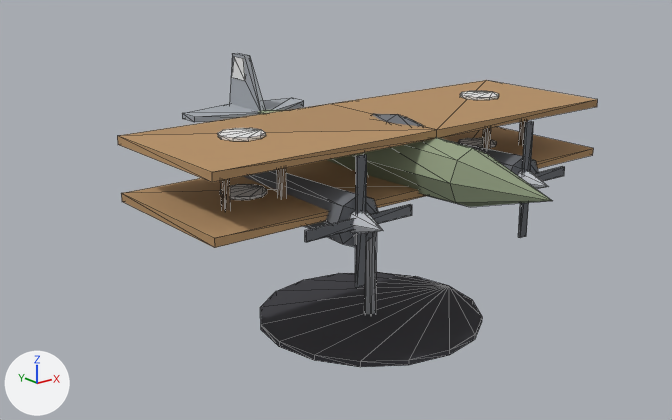
Before and after pictures for a commit that changed the glTF model csharp/Unciv.Godot/Packs/units/models/unit/Great War Bomber.glb.
One viewpoint serves both versions: a 50 mm camera at (-1.117, -1.289, 0.754) aimed at (-0.042, 0.056, 0.216). The lights are fixed; the arrows at lower left show +X, +Y and +Z. The picture after the commit comes second. Mesh edges are drawn as thin lines. Vertices at exactly the same position are counted once.

Names of what the first picture shows: 'Body'.
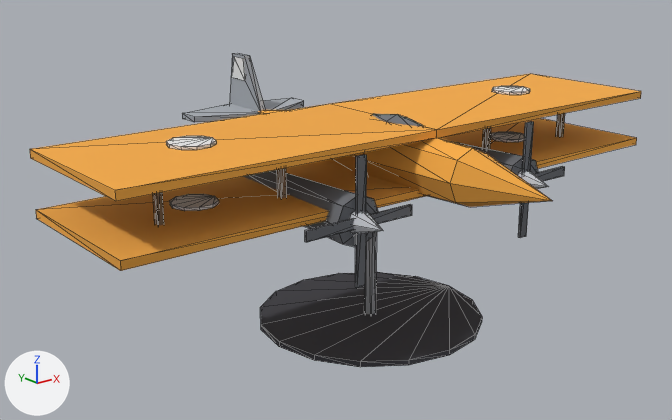
The change, as a list of edits to the scene's bpy script:
```text
Add mat_orange:
    mat_orange = bpy.data.materials.new('Orange')
    # nodes: BsdfPrincipled, Mix, OutputMaterial, VertexColor
    # colours: orange #f9ad45, mixed with the vertex colours
Change me_body:
    used by ob_body; location = (0.0, 0.0, 0.0)
    remove me_body.from_pydata(...)  # 349 vertices, 604 faces; spans x -0.45..0.45, y -0.425..0.485, z 0.0..0.47
    add me_body.from_pydata(...)  # 349 vertices, 604 faces; spans x -0.6..0.6, y -0.425..0.485, z 0.0..0.47
    me_body part 1: the loose piece of 20 vertices spanning x -0.328..-0.248, y -0.038..0.038, z 0.306..0.312 is moved by (-0.096, 0.0, 0.0)
    me_body part 2: the loose piece of 20 vertices spanning x 0.248..0.328, y -0.038..0.038, z 0.306..0.312 is moved by (0.096, 0.0, 0.0)
    me_body part 3: the loose piece of 20 vertices spanning x -0.328..-0.248, y -0.038..0.038, z 0.407..0.412 is moved by (-0.096, 0.0, 0.0)
    me_body part 4: the loose piece of 20 vertices spanning x 0.248..0.328, y -0.038..0.038, z 0.407..0.412 is moved by (0.096, 0.0, 0.0)
    me_body part 5: the loose piece of 8 vertices spanning x -0.365..-0.355, y -0.066..-0.054, z 0.3..0.4 is moved by (-0.12, 0.0, 0.0)
    me_body part 6: the loose piece of 8 vertices spanning x 0.355..0.365, y -0.066..-0.054, z 0.3..0.4 is moved by (0.12, 0.0, 0.0)
    me_body part 7: 57 of 349 vertices moved; they spanned x -0.45..0.45, y -0.425..0.425, z 0.28..0.407 and now span x -0.6..0.6, y -0.425..0.425, z 0.28..0.407; mean shift (0.0, 0.0, 0.0); largest move (-0.011, 0.425, 0.34) -> (0.0, -0.425, 0.34)
    me_body part 8: 32 kept faces spanning x -0.6..0.6, y -0.17..0.425, z 0.292..0.407 get new vertex colours; the middle colour goes from white #f6f6f6 to white #f4f4f4
    me_body part 9: 5 faces spanning x -0.042..0.03, y 0.213..0.425, z 0.298..0.37 switch from mat_hide to mat_orange
    me_body part 10: 5 faces spanning x -0.6..0.6, y -0.17..0.13, z 0.292..0.407 switch from mat_olive to mat_orange
```

Changed parts and their boxes [x1, y1, x2, y2] in the pictures (672 x 420 px; the box of a moved part takes in the faces that stretch with it):
'Body', reshaped (27% wider): before [117, 53, 598, 367]; after [30, 53, 641, 367]
part 1 of me_body, moved or reshaped: before [220, 184, 267, 200]; after [169, 194, 219, 211]
part 2 of me_body, moved or reshaped: before [458, 138, 496, 148]; after [491, 132, 524, 142]
part 3 of me_body, moved or reshaped: before [217, 128, 266, 141]; after [166, 136, 216, 150]
part 4 of me_body, moved or reshaped: before [460, 91, 499, 100]; after [492, 86, 530, 95]
part 5 of me_body, moved or reshaped: before [221, 179, 231, 211]; after [153, 192, 164, 225]
part 6 of me_body, moved or reshaped (mostly hidden): before [519, 120, 528, 145]; after [556, 113, 565, 137]
part 7 of me_body, moved or reshaped: before [117, 80, 598, 248]; after [30, 74, 640, 271]
part 8 of me_body, recoloured: before [215, 120, 543, 211]; after [37, 91, 641, 271]
part 9 of me_body, recoloured: before [214, 130, 437, 248]
part 10 of me_body, recoloured: before [424, 194, 543, 207]; after [36, 91, 641, 271]
